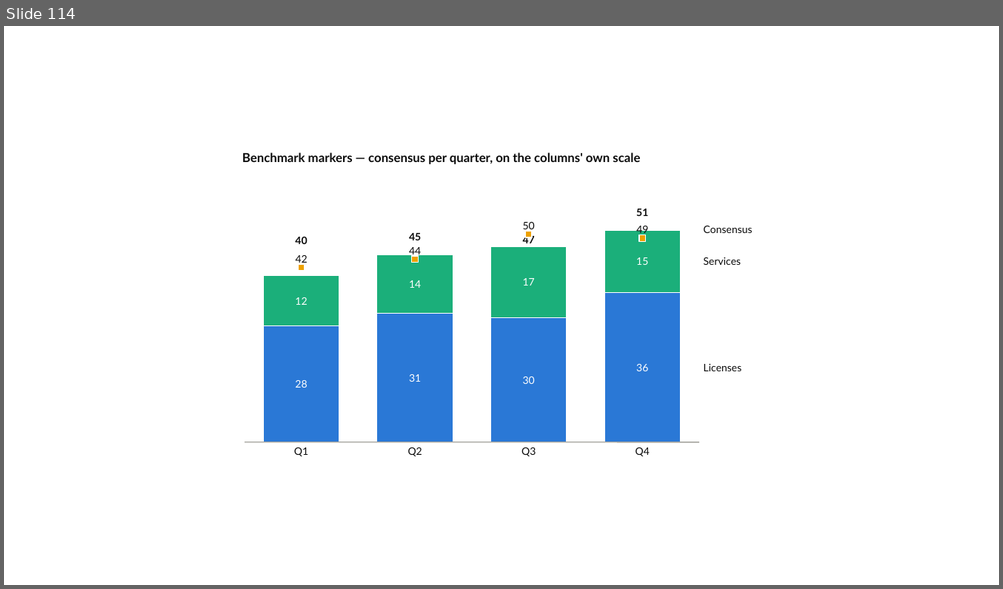
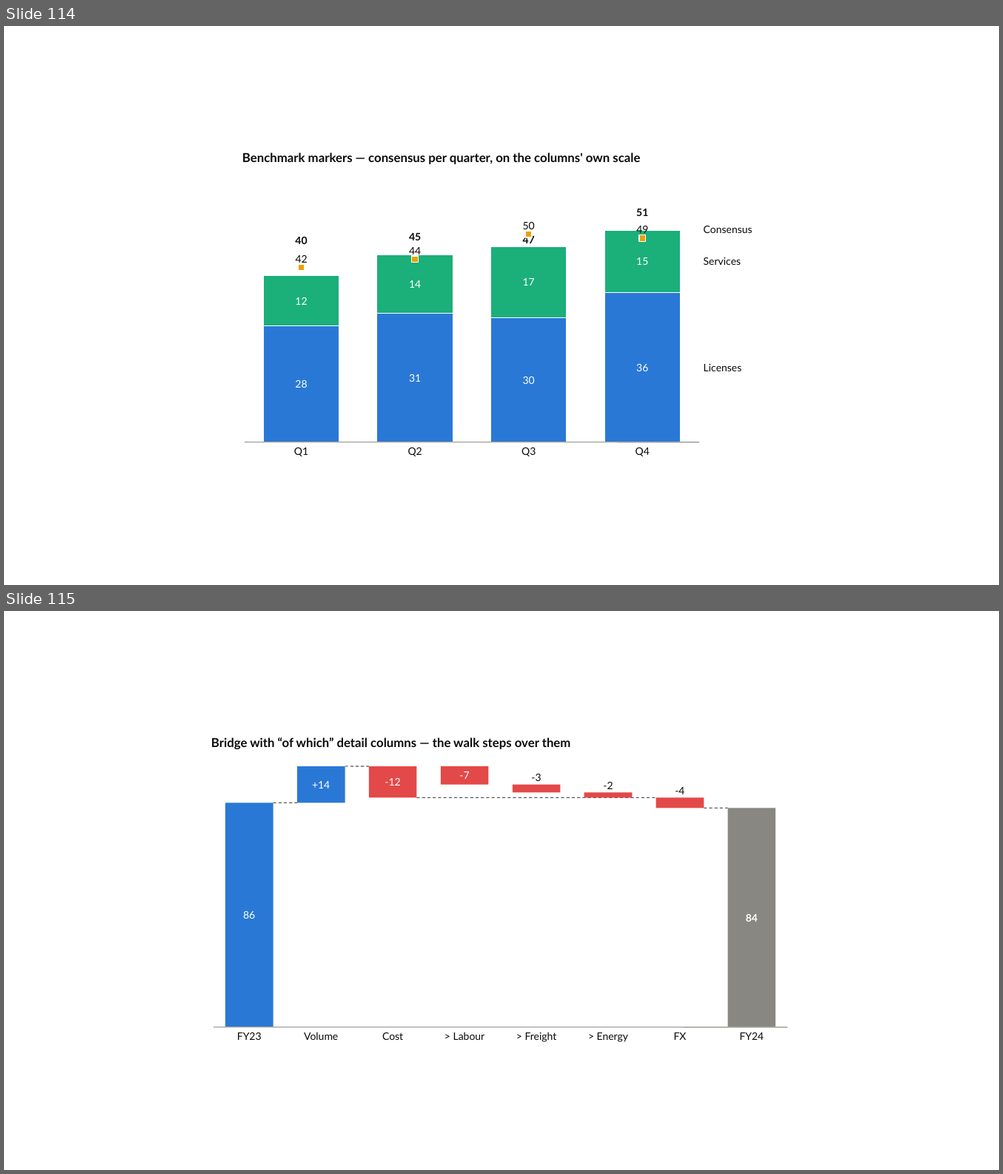
Before and after one commit to dannbleeker/PowerChart, a slide deck: examples/showcase.pptx. Shown one above the other, each under a label of ours: slide 114 before the commit, slides 114 and 115 after it. The pictures are 1003x589 and 1003x1174 pixels, drawn with LibreOffice and Linux fonts; fonts in the diff are those of the drawing. Boxes give left, top, right and bottom in pixels: in the first picture for what was removed or moved away, otherwise in the second. Text is boxed around its words. In the diff, an @@ line names an element or a change of style, - is before the commit and + after.

```diff
--- a/examples/showcase.pptx
+++ b/examples/showcase.pptx
@@ slide 115 added at [4, 611, 999, 1170], background #FFFFFF @@
@@ text added at [211, 738, 571, 749], 12 pt, text #0B0B0B, bold @@
+Bridge with “of which” detail columns — the walk steps over them
@@ rectangle added at [297, 766, 345, 803], fill #2A78D6 @@
@@ text added at [312, 781, 330, 789], 10 pt, text #FFFFFF @@
++14
@@ line added from (345, 766) to (369, 766), #52514E 0.75 pt dashed @@
@@ rectangle added at [369, 766, 417, 797], fill #E34948 @@
@@ text added at [384, 778, 400, 786], 10 pt, text #FFFFFF @@
+-12
@@ rectangle added at [441, 766, 488, 784], fill #E34948 @@
@@ text added at [459, 772, 469, 779], 10 pt, text #FFFFFF @@
+-7
@@ rectangle added at [512, 785, 560, 792], fill #E34948 @@
@@ text added at [531, 774, 540, 781], 10 pt, text #0B0B0B @@
+-3
@@ text added at [603, 782, 612, 789], 10 pt, text #0B0B0B @@
+-2
@@ text added at [674, 787, 684, 795], 10 pt, text #0B0B0B @@
+-4
@@ rectangle added at [225, 803, 273, 1028], fill #2A78D6 @@
@@ line added from (273, 803) to (297, 803), #52514E 0.75 pt dashed @@
@@ line added from (417, 797) to (656, 797), #52514E 0.75 pt dashed @@
@@ rectangle added at [583, 792, 632, 797], fill #E34948 @@
@@ rectangle added at [656, 797, 704, 808], fill #E34948 @@
@@ line added from (704, 808) to (728, 808), #52514E 0.75 pt dashed @@
@@ rectangle added at [728, 808, 776, 1028], fill #898781 @@
@@ text added at [243, 911, 255, 919], 10 pt, text #FFFFFF @@
+86
@@ text added at [745, 914, 757, 922], 10 pt, text #FFFFFF, bold @@
+84
@@ line added from (213, 1028) to (788, 1028), #A5A49E 1 pt @@
@@ text added at [304, 1032, 338, 1040], 10 pt, text #0B0B0B @@
+Volume
@@ text added at [453, 1032, 485, 1040], 10 pt, text #0B0B0B @@
+> Labour
@@ text added at [525, 1032, 557, 1042], 10 pt, text #0B0B0B @@
+> Freight
@@ text added at [237, 1033, 262, 1040], 10 pt, text #0B0B0B @@
+FY23
@@ text added at [382, 1033, 403, 1040], 10 pt, text #0B0B0B @@
+Cost
@@ text added at [597, 1033, 628, 1042], 10 pt, text #0B0B0B @@
+> Energy
@@ text added at [674, 1033, 686, 1040], 10 pt, text #0B0B0B @@
+FX
@@ text added at [740, 1033, 764, 1040], 10 pt, text #0B0B0B @@
+FY24
```
Also in this commit, not shown: 11 other files.
